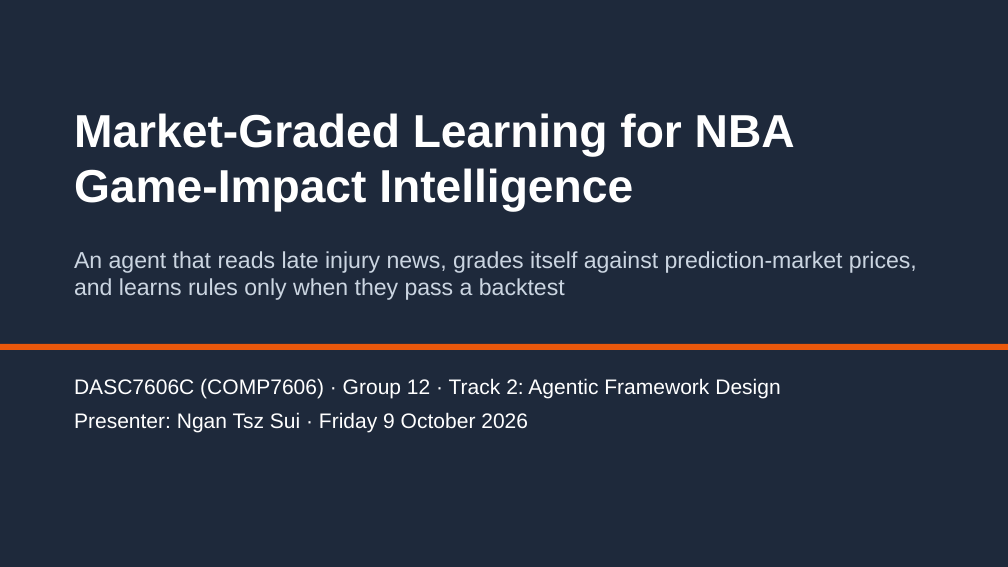
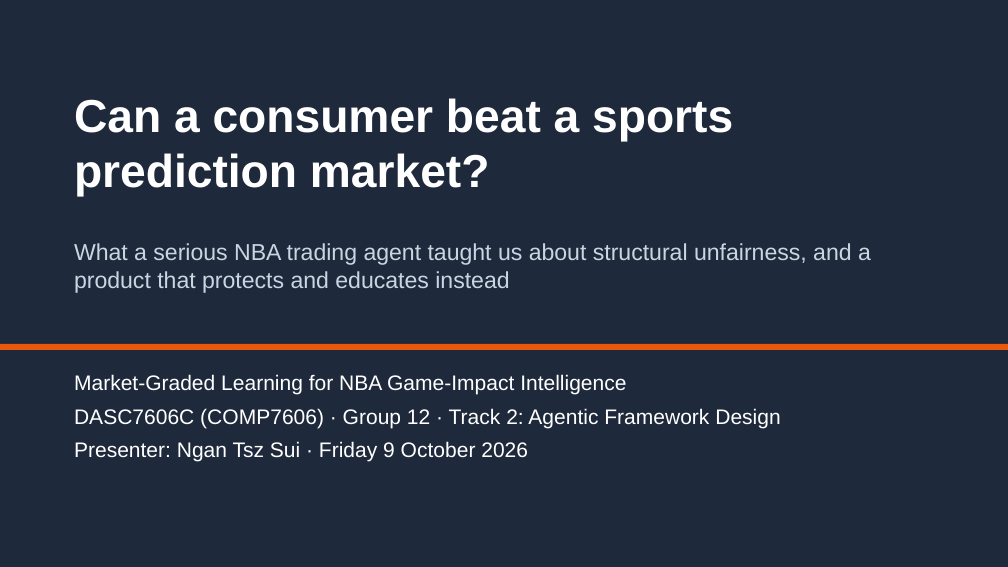
Before and after one commit to Michaelyzr/nba-agent, a slide deck: slide 1 of presentation/nba_agent_deck.pptx. Drawn at 1008x567 pixels with LibreOffice and Linux fonts; fonts in the diff are those of the drawing. Boxes give left, top, right and bottom in pixels: in the first picture for what was removed or moved away, otherwise in the second. Text is boxed around its words. In the diff, an @@ line names an element or a change of style, - is before the commit and + after.

```diff
--- a/presentation/nba_agent_deck.pptx
+++ b/presentation/nba_agent_deck.pptx
@@ text at [74, 98, 733, 197]: text changed @@
-Market-Graded Learning for NBA Game-Impact Intelligence
+Can a consumer beat a sports prediction market?
@@ text at [74, 243, 871, 293]: text changed @@
-An agent that reads late injury news, grades itself against prediction-market prices, and learns rules only when they pass a backtest
+What a serious NBA trading agent taught us about structural unfairness, and a product that protects and educates instead
@@ text at [74, 374, 626, 395]: paragraph added @@
+Market-Graded Learning for NBA Game-Impact Intelligence
```
Also in this commit, not shown: 6 other slides changed, 8 slides added, 8 slides removed, 19 other files.
